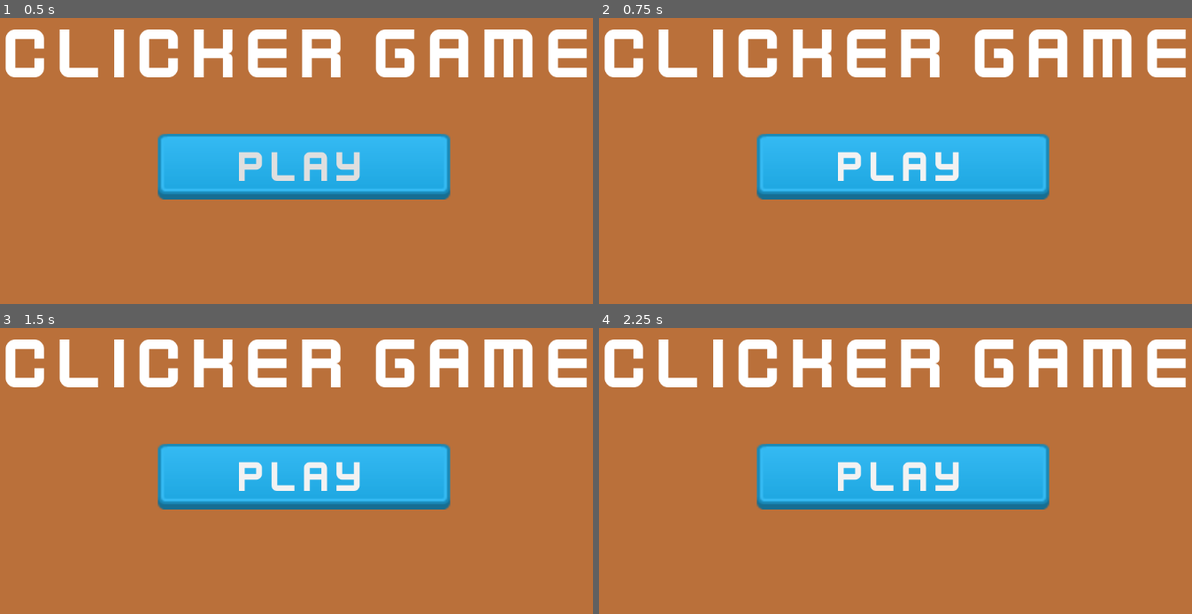
Above: before the commit, frames 1-4 (two rows, left to right).
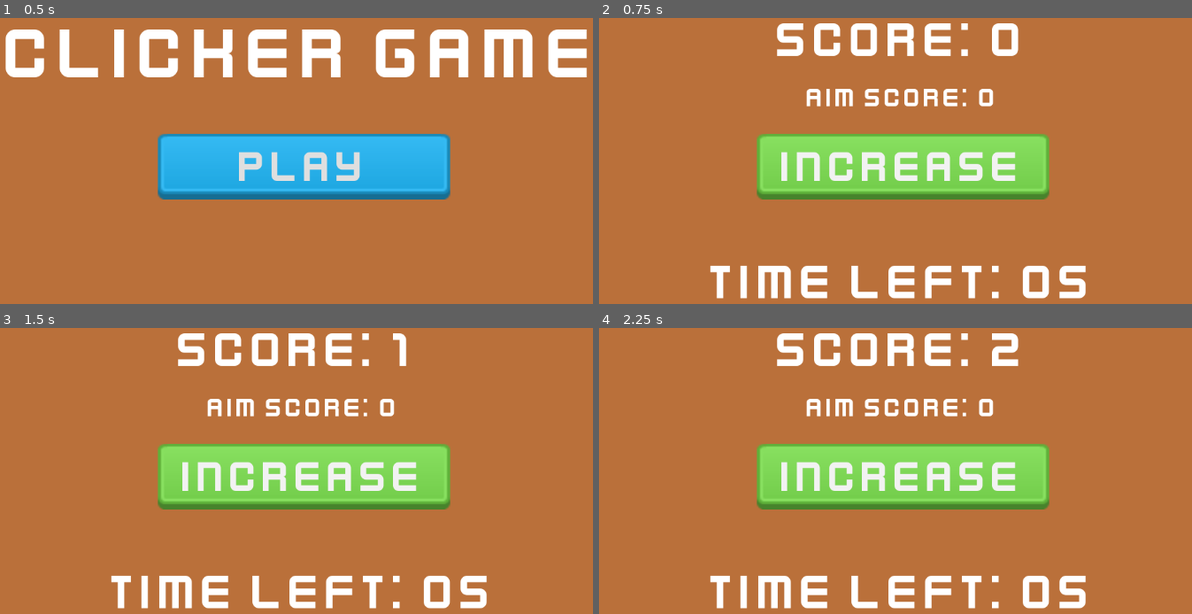
Above: after the commit, the same moments.

Repository: dspad/GodotMobileProject
Game: Godot game, scene res://Menu.tscn
Two runs of this game, one before a commit and one after it. Both use one fixed random seed, a clock stepped at 60 frames per second and the inputs below. Before the commit the project has no main scene; this scene is started directly in both runs.
Inputs (mouse positions are in pixels of both pictures, inside the frame that each line leads up to):
- Up to frame 1 (0.5 s): no input
- Up to frame 2 (0.75 s): click "Play" at 0.5 s
- Up to frame 3 (1.5 s): click (302, 476) at 1.25 s, where only the run before the commit has a clickable "Play"
- Up to frame 4 (2.25 s): click (901, 476) at 2 s, where only the run after the commit has a clickable "Increase"

Frame 1 is identical in both runs. In frame 2, 24% of the frame differs, in the area x 0-99%, y 1-99%; in frame 3, 24%; in frame 4, 24%.

Commit message:
Set change scene from menu

Diff:
--- a/Menu.tscn
+++ b/Menu.tscn
@@ -1,6 +1,7 @@
-[gd_scene load_steps=8 format=3 uid="uid://dy2eewv4t51ne"]
+[gd_scene load_steps=9 format=3 uid="uid://dy2eewv4t51ne"]
 
 [ext_resource type="FontFile" uid="uid://c3tfupipflthx" path="res://Font/kenvector_future_thin.ttf" id="1_4rgm4"]
+[ext_resource type="Script" path="res://menu.gd" id="1_ah18p"]
 [ext_resource type="Texture2D" uid="uid://bud12dwhwxt5i" path="res://PNG/blue_button04.png" id="2_j1fb6"]
 [ext_resource type="Texture2D" uid="uid://dnh2gaoxcxuhe" path="res://PNG/blue_button05.png" id="3_36ei0"]
 
@@ -22,6 +23,7 @@
 anchor_bottom = 1.0
 grow_horizontal = 2
 grow_vertical = 2
+script = ExtResource("1_ah18p")
 
 [node name="PlayButton" type="Button" parent="."]
 layout_mode = 1
@@ -57,3 +59,5 @@
 theme_override_fonts/font = ExtResource("1_4rgm4")
 theme_override_font_sizes/font_size = 125
 text = "Clicker game"
+
+[connection signal="pressed" from="PlayButton" to="." method="_on_play_button_pressed"]
--- /dev/null
+++ b/menu.gd
@@ -0,0 +1,5 @@
+extends Control
+
+
+func _on_play_button_pressed() -> void:
+	get_tree().change_scene_to_file("res://Main.tscn")
--- a/project.godot
+++ b/project.godot
@@ -11,6 +11,7 @@
 [application]
 
 config/name="Godot Mobile Project"
+run/main_scene="res://Menu.tscn"
 config/features=PackedStringArray("4.3", "Mobile")
 config/icon="res://icon.svg"
 
